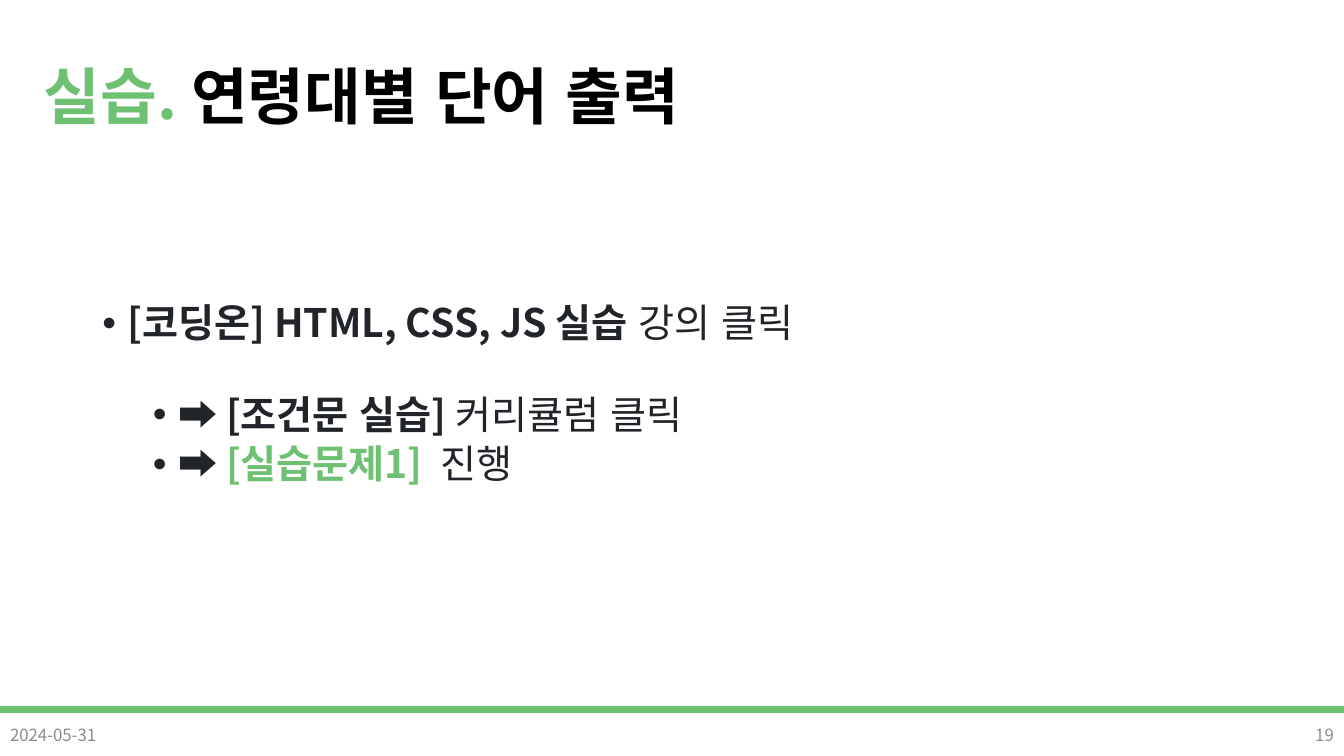
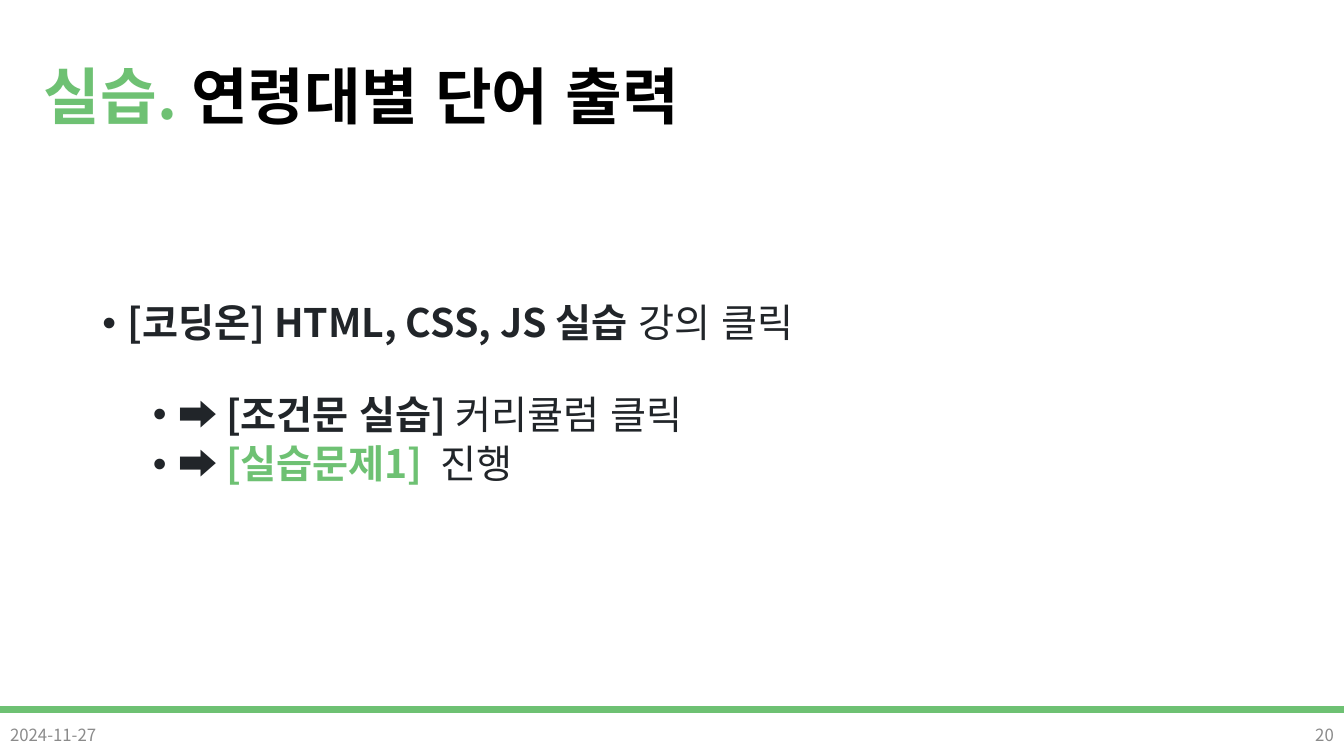
Before and after one commit to DevDamon0527/SeSAC_Yeongdeungpo_Campus_6th, a slide deck: slide 20 of material/[SeSAC_YDP_6] 04_3_Javascript.pptx (slide 19 before the commit). Drawn at 1344x756 pixels with LibreOffice and Linux fonts; fonts in the diff are those of the drawing; background and template pictures are left out. Boxes give left, top, right and bottom in pixels: in the first picture for what was removed or moved away, otherwise in the second. Text is boxed around its words. In the diff, an @@ line names an element or a change of style, - is before the commit and + after.

```diff
--- a/material/[SeSAC_YDP_6] 04_3_Javascript.pptx
+++ b/material/[SeSAC_YDP_6] 04_3_Javascript.pptx
@@ text at (10,728,96,741): text changed @@
-2024-05-31
+2024-11-27
@@ page number at (1315,728,1334,741): text changed @@
-19
+20
```
Also in this commit, not shown: 31 other slides changed, 2 slides added, 1 slide removed, 13 other files.
